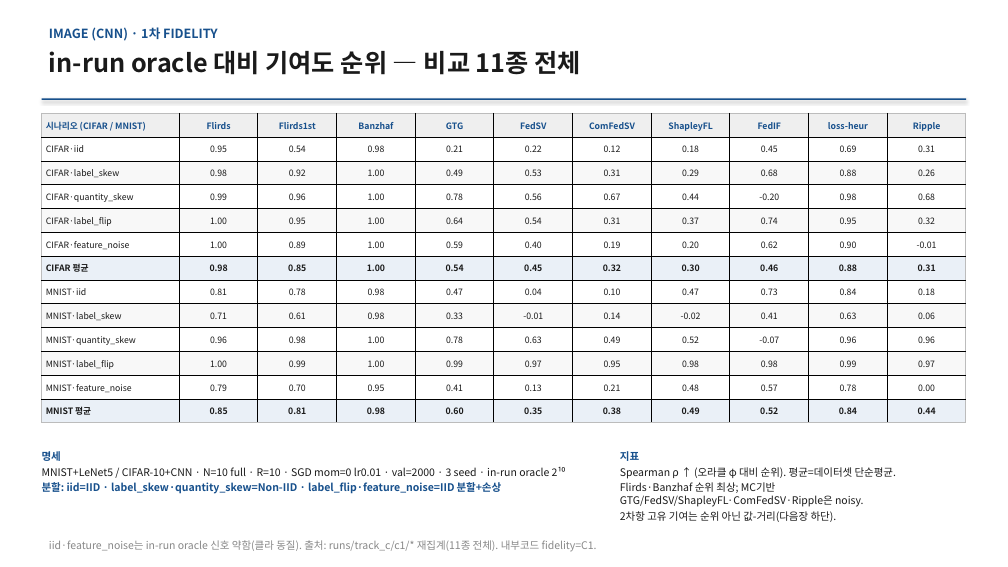
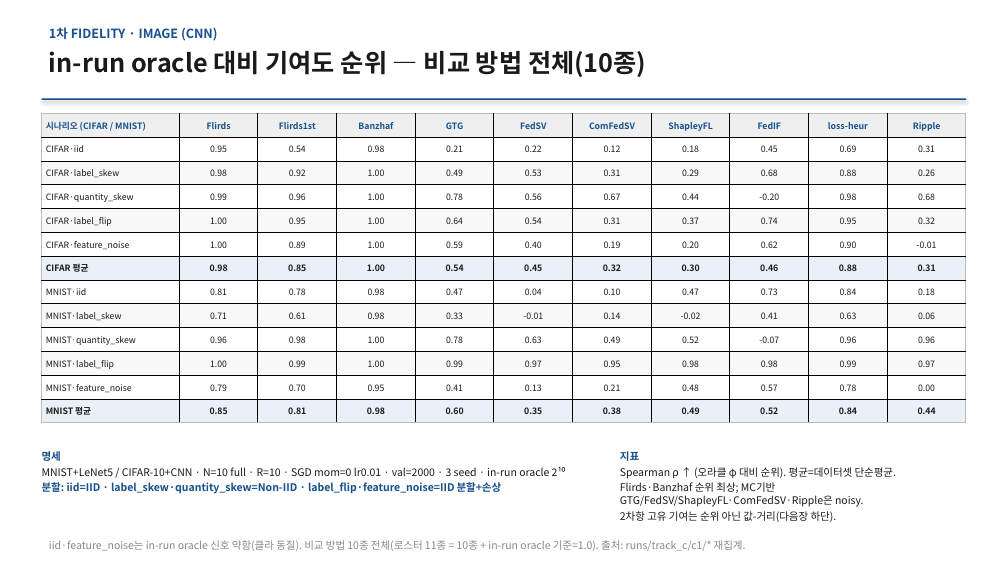
Before and after one commit to YongheeChoi/flirds, a slide deck: slide 4 of research-wiki/presentations/2026-06-results-report/flirds-results-2026-06.pptx. Drawn at 1008x567 pixels with LibreOffice and Linux fonts; fonts in the diff are those of the drawing. Boxes give left, top, right and bottom in pixels: in the first picture for what was removed or moved away, otherwise in the second. Text is boxed around its words. In the diff, an @@ line names an element or a change of style, - is before the commit and + after.

```diff
--- a/research-wiki/presentations/2026-06-results-report/flirds-results-2026-06.pptx
+++ b/research-wiki/presentations/2026-06-results-report/flirds-results-2026-06.pptx
@@ text at <box>49,27,218,41</box>: text changed @@
-IMAGE (CNN) · 1차 FIDELITY
+1차 FIDELITY · IMAGE (CNN)
@@ text at <box>49,51,646,77</box>: text changed @@
-in-run oracle 대비 기여도 순위 — 비교 11종 전체
+in-run oracle 대비 기여도 순위 — 비교 방법 전체(10종)
@@ text at <box>49,540,746,551</box>: text changed @@
-iid·feature_noise는 in-run oracle 신호 약함(클라 동질). 출처: runs/track_c/c1/* 재집계(11종 전체). 내부코드 fidelity=C1.
+iid·feature_noise는 in-run oracle 신호 약함(클라 동질). 비교 방법 10종 전체(로스터 11종 = 10종 + in-run oracle 기준=1.0). 출처: runs/track_c/c1/* 재집계.
```
Also in this commit, not shown: 14 other slides changed, 1 slide added, 19 other files.
